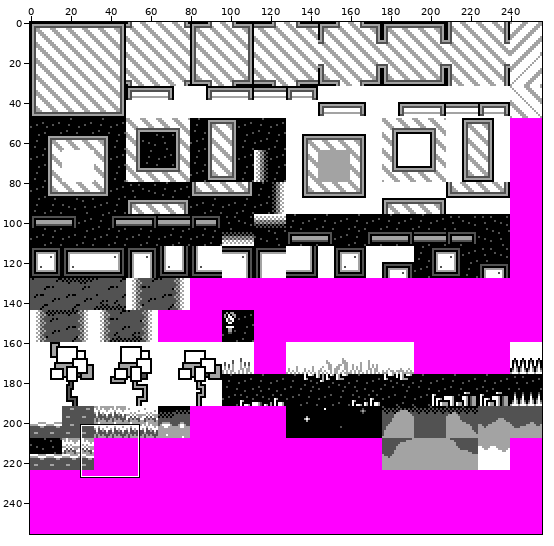
Two states of a sprite sheet, data/blocks.def.png. The first picture is a wide view before the edit; the outline marks the close-up.
Close-up. The starting point:
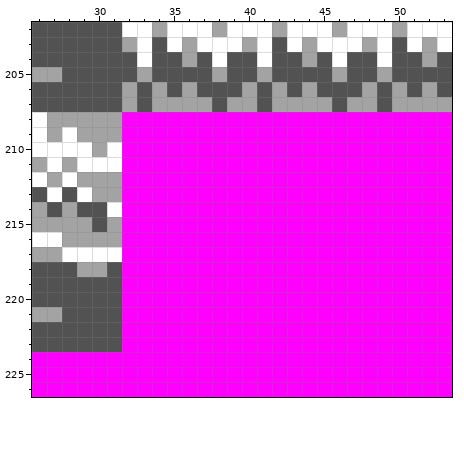
The file is 256x256 pixels. Shown: x 26..53, y 202..226.
After the commit:
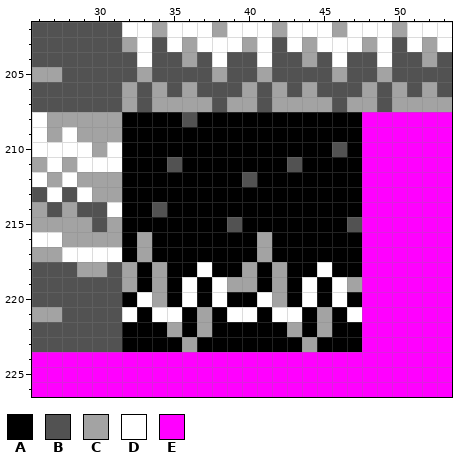
Palette (. is transparent): A #000000  B #525252  C #a3a3a3  D #ffffff  E #ff00ff
The edit:
Changed rows in their new state; - is an unchanged pixel.
first column x 32:
208 AAAABAAAAAAAAAAA
209 AAAAAAAAAAAAAAAA
210 AAAAAAAAAAAAAABA
211 AAABAAAAAAABAAAA
212 AAAAAAAABAAAAAAA
213 AAAAAAAAAAAAAAAA
214 AABAAAAAAAAAAAAA
215 AAAAAAABAAAAAAAB
216 ACAAAAAAACAAAAAA
217 ACAAAAAAACAAAAAA
218 CACAADAACACAADAA
219 CACADADCCACADADC
220 ADCADADAADCADADA
221 DADDACADDADDACAD
222 AAACACAAAAACACAA
223 AAAACAAAAAAACAAA
Boxes around the changes in both close-ups, in picture pixels (x1, y1, x2, y2):
changed: (122, 112, 362, 352)
